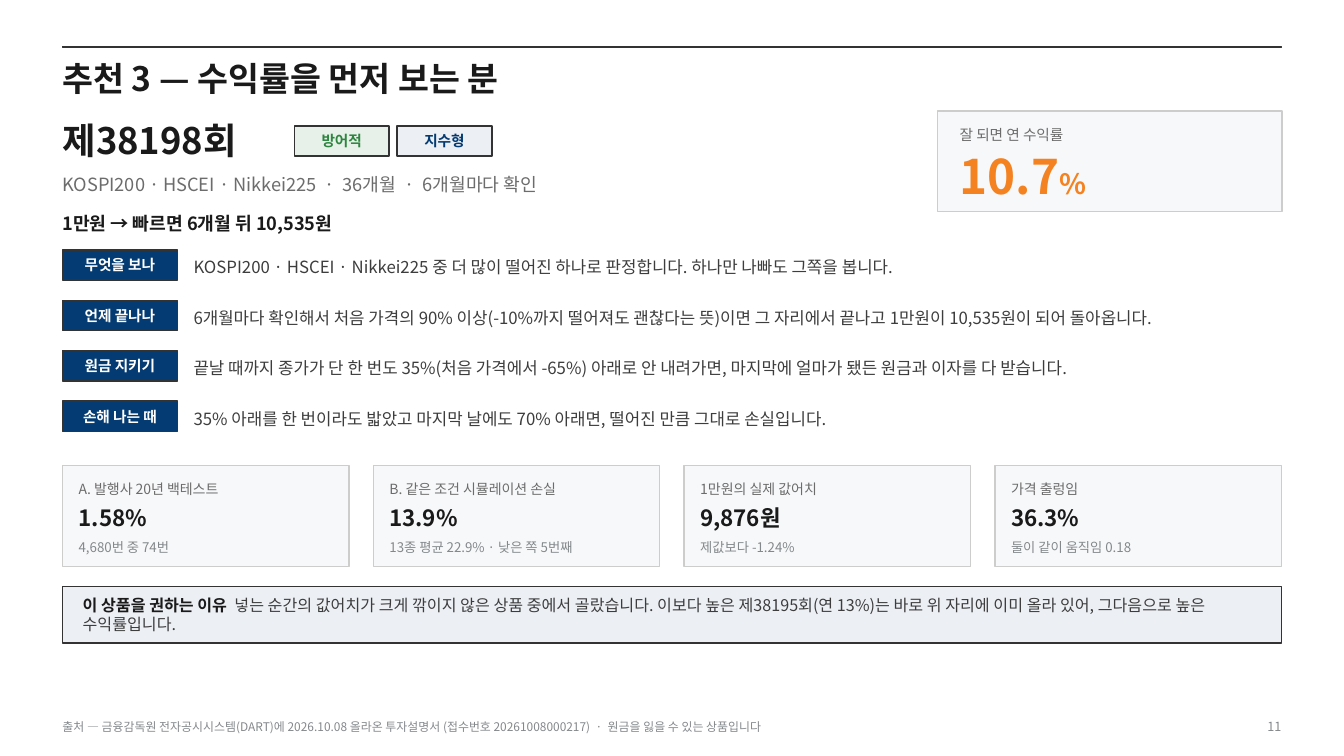
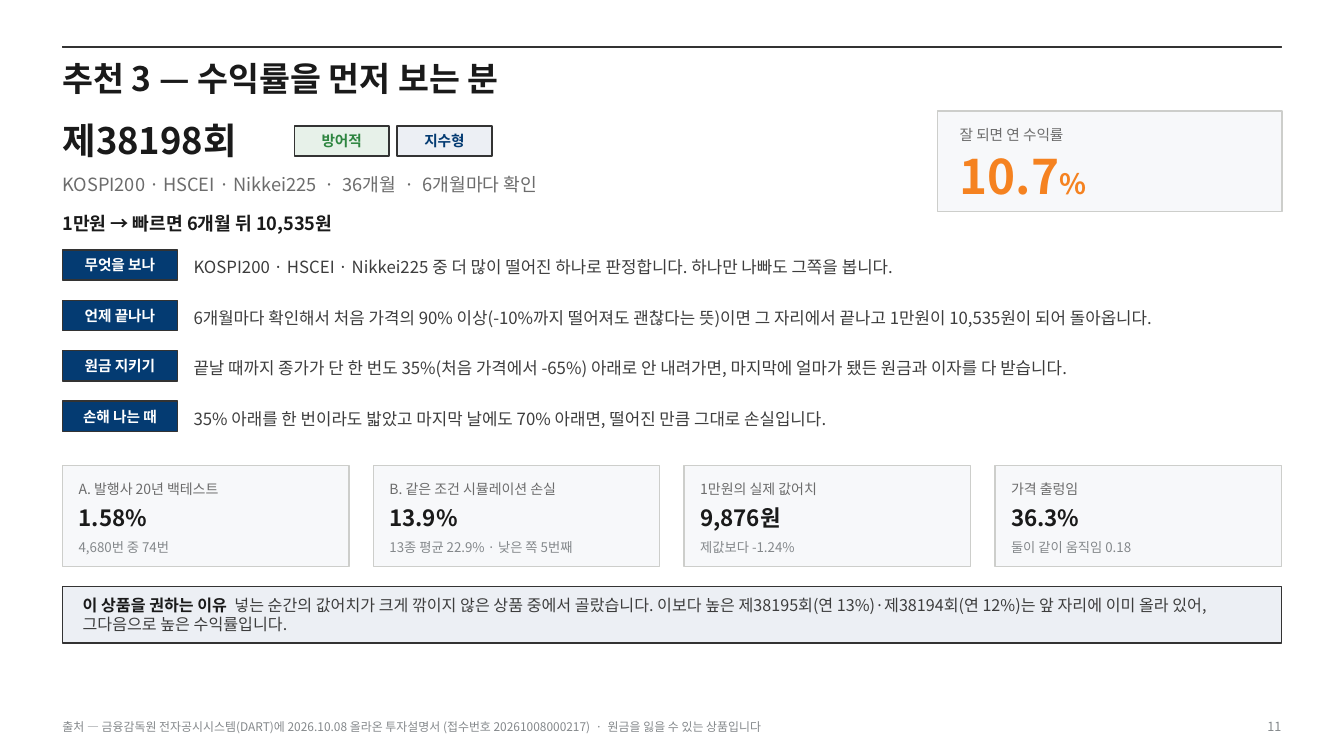
Before and after one commit to hanaroline/work_1, a slide deck: slide 11 of els-analysis-deck.pptx. Drawn at 1344x756 pixels with LibreOffice and Linux fonts; fonts in the diff are those of the drawing. Boxes give left, top, right and bottom in pixels: in the first picture for what was removed or moved away, otherwise in the second. Text is boxed around its words. In the diff, an @@ line names an element or a change of style, - is before the commit and + after.

```diff
--- a/els-analysis-deck.pptx
+++ b/els-analysis-deck.pptx
@@ text at bbox=[83, 597, 1206, 632]: text changed @@
-이 상품을 권하는 이유 넣는 순간의 값어치가 크게 깎이지 않은 상품 중에서 골랐습니다. 이보다 높은 제38195회(연 13%)는 바로 위 자리에 이미 올라 있어, 그다음으로 높은 수익률입니다.
+이 상품을 권하는 이유 넣는 순간의 값어치가 크게 깎이지 않은 상품 중에서 골랐습니다. 이보다 높은 제38195회(연 13%)·제38194회(연 12%)는 앞 자리에 이미 올라 있어, 그다음으로 높은 수익률입니다.
```
Also in this commit, not shown: 5 other slides changed, 17 other files.
